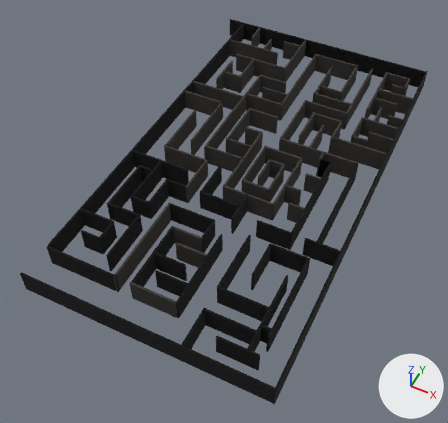
What one commit did to the OBJ model Comp590 Assignment 1 Patrick Annunziata/Assets/StreamingAssets/Maze.obj.
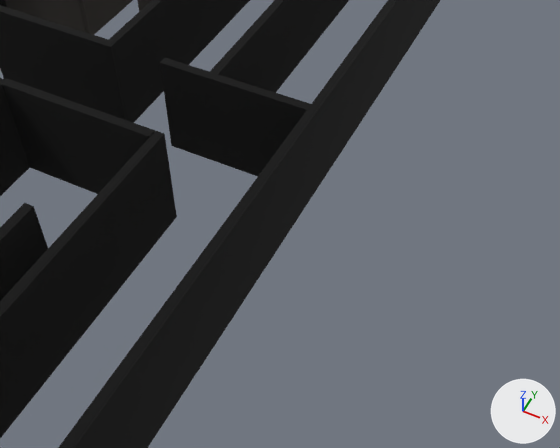
Each version is shown whole from a 50 mm camera at (154.7, -106.5, 236.8) aimed at (55.0, 92.8, -12.3), then close up from a 50 mm camera at (147.7, 20.3, 61.4) aimed at (122.9, 69.9, -0.5). Every picture has the same lights, and +X, +Y and +Z are marked at lower right. Where no turn or scale is listed for an object, it has been applied to the vertices. Vertices at the same position are counted once.

Objects in the first close-up: 'Maze'.
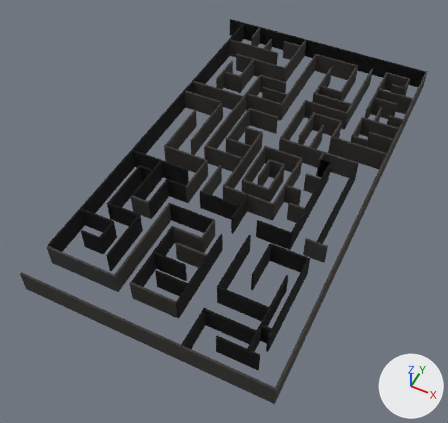
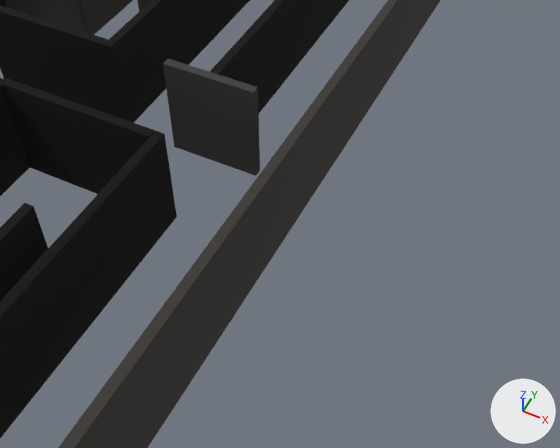
Edits to the scene script, one JSON object a line:
```json
{"op": "set", "path": "mat_material_1.base_color", "old": "(0.0, 0.0, 0.0)", "new": "(0.045, 0.04, 0.035)", "note": "black #000000 -> black #3c3835"}
{"op": "set", "path": "mat_material_51.base_color", "old": "(0.0, 0.0, 0.0)", "new": "(0.047, 0.0485, 0.049)", "note": "black #000000 -> black #3d3e3f"}
{"block": "me_maze", "where": "me_maze.from_pydata(...)  # 936 vertices, 1404 faces; spans x -9.0..124.0, y 0.0..232.0, z -1.0..11.0"}
{"block": "me_maze", "where": "# used by ob_maze; location = (0.0, 0.0, 0.0)"}
{"block": "me_maze", "where": "# before: 400 (124.0, 75.0, 11.0) at pixel (315, 112), 402 (124.0, 75.0, -1.0) at pixel (311, 195), 404 (124.0, 76.0, -1.0) at pixel (315, 189), 406 (124.0, 76.0, 11.0) at pixel (319, 106)"}
{"block": "me_maze", "change": "me_maze part 1"}
{"op": "add", "block": "me_maze", "code": "for i in [400, 402, 404, 406]: me_maze.vertices[i].co += Vector((-7.0, 0.0, 0.0))"}
```

Changed parts and their boxes [x1, y1, x2, y2] in the close-ups (560 x 448 px; the box of a moved part takes in the faces that stretch with it):
```json
{"object": "Maze", "change": "reshaped", "before": [0, 0, 440, 448], "after": [0, 0, 440, 448]}
{"part": 1, "of": "me_maze", "change": "moved or reshaped", "before": [160, 58, 319, 176], "after": [163, 59, 260, 176]}
```
